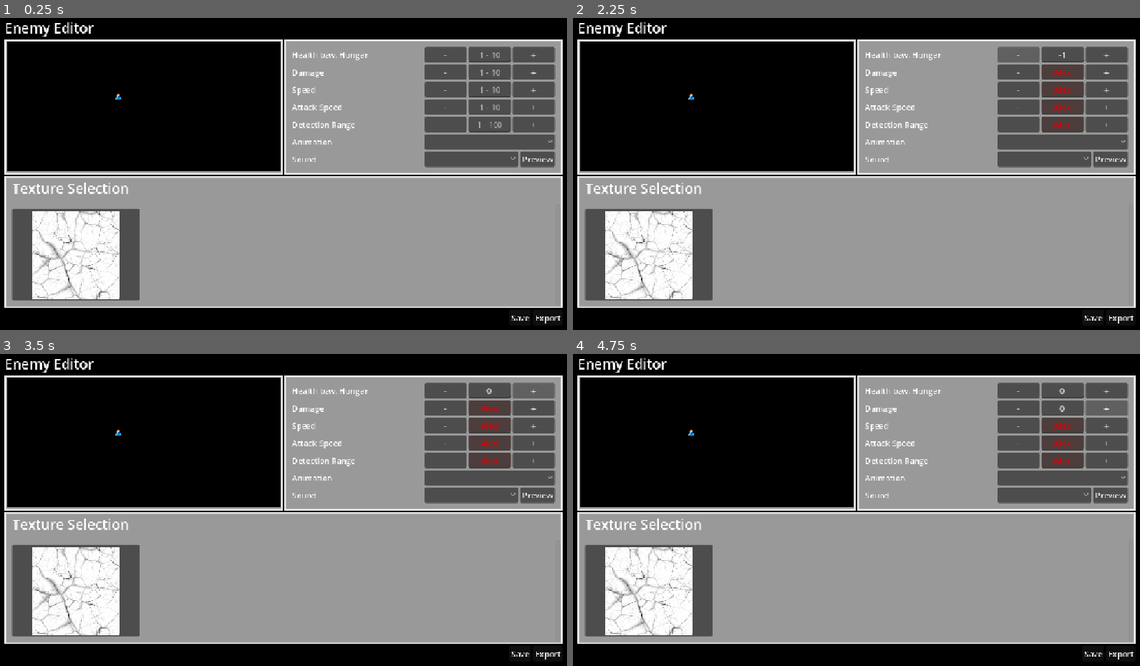
Above: before the commit, frames 1-4 (two rows, left to right).
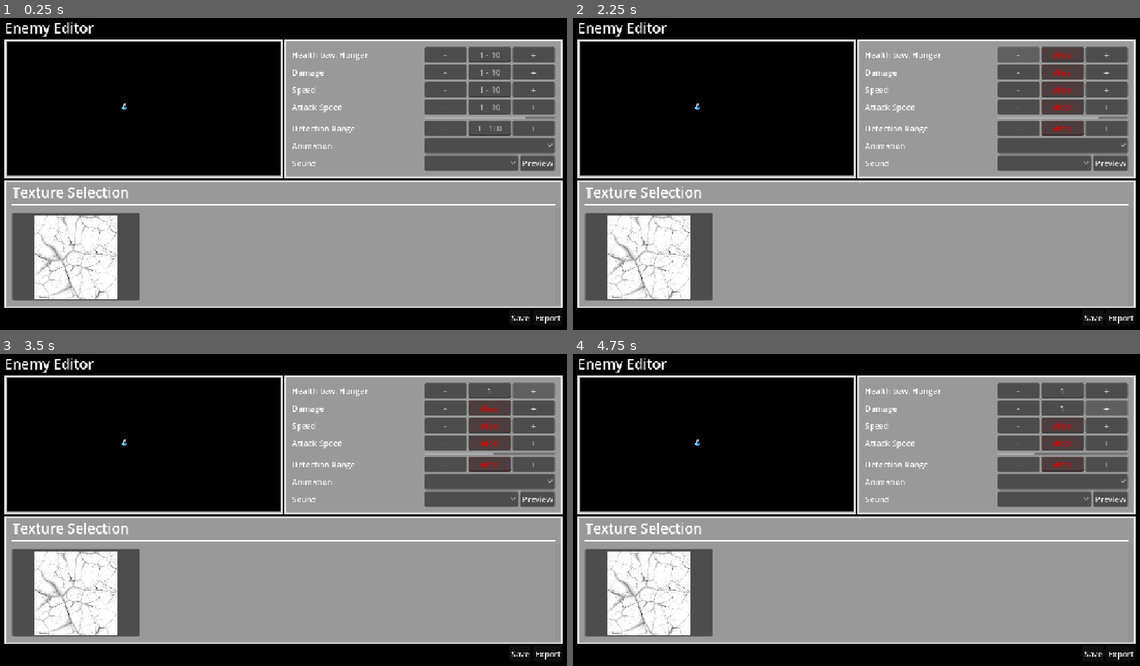
Above: after the commit, the same moments.

Repository: bnjmntmm/play_dungeon_crawler
Game: Godot game, scene res://feature/editor tool/AnimalEditorToolUI.tscn
Same seed, same stepped clock (60 frames per second), same inputs: the game is played once before the commit and once after it. This scene is started directly instead of the project's main scene. The engine's default icon, where the game draws it, is replaced by a stand-in: a white triangle on a blue panel in a dark square.
Inputs (mouse positions are in pixels of both pictures, inside the frame that each line leads up to):
- Up to frame 1 (0.25 s): no input
- Up to frame 2 (2.25 s): click (1060, 55) at 0.52 s; type "Alex" at 0.6 s; click (1060, 71) at 0.75 s; type "Alex" at 0.83 s; click (1060, 89) at 0.98 s; type "Alex" at 1.07 s; click (1060, 108) at 1.27 s; type "Alex" at 1.35 s; click (1060, 124) at 1.5 s; type "Alex" at 1.58 s; click "-" at 2 s
- Up to frame 3 (3.5 s): click "+" at 2.75 s
- Up to frame 4 (4.75 s): click "-" at 3.5 s; click "+" at 4.25 s

The runs differ from the first frame. In frame 1, 7.4% of the frame differs, in the area x 0-100%, y 24-91%; in frame 2, 7.4%, in the area x 0-100%, y 11-91%; in frame 3, 7.4%; in frame 4, 7.4%.
Error in both runs: Invalid access to property or key 'attack_speed' on a base object of type 'Nil'. (res://feature/editor)

Commit message:
refactor to an increment function + prevent nagetives on button press

Diff:
--- a/feature/editor tool/AnimalEditorToolUI.tscn
+++ b/feature/editor tool/AnimalEditorToolUI.tscn
@@ -20,6 +20,7 @@
 @onready var damage_text_edit: LineEdit = %Damage_TextEdit
 @onready var speed_text_edit: LineEdit = %Speed_TextEdit
 @onready var attack_speed_text_edit: LineEdit = %AttackSpeed_TextEdit
+@onready var attack_speed_progress_bar: ProgressBar = %\"Attack Speed ProgressBar\"
 @onready var detection_range_text_edit: LineEdit = %DetectionRange_TextEdit
 
 @onready var sound_dir = \"res://feature/editor tool/Sounds/\"
@@ -27,16 +28,20 @@
 @onready var audio_stream_player: AudioStreamPlayer = $AudioStreamPlayer
 var soundDictionary: Dictionary[int, AudioStream]
 
+@onready var info_label: Label = %InfoLabel
+
 const invalid_color:Color = Color(1,0,0)
 @onready var animal_scene: AnimalScene = %AnimalScene
 @onready var attack_timer: Timer = %AttackTimer
 
-
-
 var config_file:AnimalConfig
 
 func _ready() -> void:
 	pass
+
+func _process(delta: float) -> void:
+	attack_speed_progress_bar.max_value = attack_timer.wait_time
+	attack_speed_progress_bar.value = attack_timer.time_left
 
 func initialize():
 	print(\"initializing texture grid\")
@@ -144,16 +149,20 @@
 				allow = false
 		else:
 			allow = false
-	if allow:
+
+	if allow && sound_option.get_selected_id() != -1 && config_file.sprite != null:
 		var file_name:String = Time.get_time_string_from_system()
 		var path:String = \"res://animal_config_\" + file_name + \".tres\"
 		ResourceSaver.save(config_file,path)
 		print(\"saved file to: \", path)
+		info_label.add_theme_color_override(\"font_color\", Color(1,1,1))
+		info_label.text = \"saved file to: \"+ path + file_name
 	else:
 		print(\"Can not save, some values are invalid\")
+		info_label.add_theme_color_override(\"font_color\", Color(1,0,0))
+		info_label.text = \"Can not save, some values are invalid\"
 
 func _on_sound_option_item_selected(index: int) -> void:
-	# does not work
 	audio_stream_player.stream = soundDictionary.get(index)
 	audio_stream_player.play()
 	config_file.sound = soundDictionary.get(index)
@@ -163,6 +172,9 @@
 
 func _on_health_text_edit_text_changed(new_text: String) -> void:
 	if new_text.is_valid_int():
+		var i = int(new_text)
+		var max:int = 10
+		var min:int = 1
 		health_text_edit.set_modulate(Color(1,1,1))
 		config_file.health = int(new_text)
 	else:
@@ -206,130 +218,59 @@
 	if range_shape.shape is CircleShape2D:
 		range_shape.shape.radius = config_file.detection_range
 
-func set_value(lineEdit: LineEdit, value: int):
-	lineEdit.text = str(value)
+func text_increment(text:LineEdit, value: int):
+	var i:int
+	if text.text == \"\":
+		i = 0
+	if text.text.is_valid_int():
+		i = int(text.text)
+	i += value
+	if i >= 0:
+		text.text = str(i)
+		text.text_changed.emit(str(i))
+		return i
 
 func _on_health_up_button_pressed() -> void:
-	var i:int
-	if health_text_edit.text == \"\":
-		i = 0
-	else:
-		if health_text_edit.text.is_valid_int():
-			i = int(health_text_edit.text)
-	i = i + 1
-	health_text_edit.text = str(i)
-	health_text_edit.text_changed.emit(str(i))
+	text_increment(health_text_edit, 1)
 
 func _on_health_down_button_pressed() -> void:
-	var i:int
-	if health_text_edit.text == \"\":
-		i = 0
-	else:
-		if health_text_edit.text.is_valid_int():
-			i = int(health_text_edit.text)
-	i = i - 1
-	health_text_edit.text = str(i)
-	health_text_edit.text_changed.emit(str(i))
+	text_increment(health_text_edit, -1)
 
 func _on_damage_up_button_pressed() -> void:
-	var i:int
-	if damage_text_edit.text == \"\":
-		i = 0
-	else:
-		if damage_text_edit.text.is_valid_int():
-			i = int(damage_text_edit.text)
-	i = i + 1
-	damage_text_edit.text = str(i)
-	damage_text_edit.text_changed.emit(str(i))
+	text_increment(damage_text_edit, 1)
 
 func _on_damage_down_button_pressed() -> void:
-	var i:int
-	if damage_text_edit.text == \"\":
-		i = 0
-	else:
-		if damage_text_edit.text.is_valid_int():
-			i = int(damage_text_edit.text)
-	i = i - 1
-	damage_text_edit.text = str(i)
-	damage_text_edit.text_changed.emit(str(i))
+	text_increment(damage_text_edit, -1)
 
 func _on_speed_up_button_pressed() -> void:
-	var i:int
-	if speed_text_edit.text == \"\":
-		i = 0
-	else:
-		if speed_text_edit.text.is_valid_int():
-			i = int(speed_text_edit.text)
-	i = i + 1
-	speed_text_edit.text = str(i)
-	speed_text_edit.text_changed.emit(str(i))
+	text_increment(speed_text_edit, 1)
 
 func _on_speed_down_button_pressed() -> void:
-	var i:int
-	if speed_text_edit.text == \"\":
-		i = 0
-	else:
-		if speed_text_edit.text.is_valid_int():
-			i = int(speed_text_edit.text)
-	i = i - 1
-	speed_text_edit.text = str(i)
-	speed_text_edit.text_changed.emit(str(i))
+	text_increment(speed_text_edit, -1)
 
 func _on_attack_speed_up_button_pressed() -> void:
-	var i:int
-	if attack_speed_text_edit.text == \"\":
-		i = 0
-	else:
-		if attack_speed_text_edit.text.is_valid_int():
-			i = int(attack_speed_text_edit.text)
-	i = i + 1
-	attack_speed_text_edit.text = str(i)
-	attack_speed_text_edit.text_changed.emit(str(i))
+	text_increment(attack_speed_text_edit, 1)
 
 func _on_attack_speed_down_button_pressed() -> void:
-	var i:int
-	if attack_speed_text_edit.text == \"\":
-		i = 0
-	else:
-		if attack_speed_text_edit.text.is_valid_int():
-			i = int(attack_speed_text_edit.text)
-	i = i - 1
-	attack_speed_text_edit.text = str(i)
-	attack_speed_text_edit.text_changed.emit(str(i))
+	text_increment(attack_speed_text_edit, -1)
 
 func _on_detection_range_up_button_pressed() -> void:
-	var i:int
-	if detection_range_text_edit.text == \"\":
-		i = 0
-	else:
-		if detection_range_text_edit.text.is_valid_int():
-			i = int(detection_range_text_edit.text)
-	i = i + 10
-	detection_range_text_edit.text = str(i)
-	config_file.detection_range = i
+	config_file.detection_range = text_increment(detection_range_text_edit, 10)
 	var nodes =  animal_scene.get_tree().get_nodes_in_group(\"detection_range\")
 	var range_shape:CollisionShape2D =nodes[0]
 	if range_shape.shape is CircleShape2D:
 		range_shape.shape.radius = config_file.detection_range
 
 func _on_detection_range_down_button_pressed() -> void:
-	var i:int
-	if detection_range_text_edit.text == \"\":
-		i = 0
-	else:
-		if detection_range_text_edit.text.is_valid_int():
-			i = int(detection_range_text_edit.text)
-	i = i - 10
-	detection_range_text_edit.text = str(i)
-	config_file.detection_range = i
+	config_file.detection_range = text_increment(detection_range_text_edit, -10)
 	var nodes =  animal_scene.get_tree().get_nodes_in_group(\"detection_range\")
 	var range_shape:CollisionShape2D =nodes[0]
 	if range_shape.shape is CircleShape2D:
 		range_shape.shape.radius = config_file.detection_range
 
-
 func _on_attack_timer_timeout() -> void:
-	audio_stream_player.play()
+	if sound_option.is_hovered() == false and sound_option.get_popup().visible == false:
+		audio_stream_player.play()
 "
 
 [sub_resource type="LabelSettings" id="LabelSettings_p04p2"]
@@ -387,12 +328,12 @@
 
 [node name="SubViewport" type="SubViewport" parent="MarginContainer/VBoxContainer/HBoxContainer2/PanelContainer2/SubViewportContainer" unique_id=801851304]
 handle_input_locally = false
-size = Vector2i(549, 261)
+size = Vector2i(549, 269)
 render_target_update_mode = 4
 
 [node name="AnimalScene" parent="MarginContainer/VBoxContainer/HBoxContainer2/PanelContainer2/SubViewportContainer/SubViewport" unique_id=775286256 instance=ExtResource("2_jd8r5")]
 unique_name_in_owner = true
-position = Vector2(224, 110)
+position = Vector2(236, 129)
 
 [node name="AttackTimer" type="Timer" parent="MarginContainer/VBoxContainer/HBoxContainer2/PanelContainer2/SubViewportContainer/SubViewport" unique_id=273348902]
 unique_name_in_owner = true
@@ -548,6 +489,16 @@
 size_flags_horizontal = 3
 size_flags_vertical = 3
 text = "+"
+
+[node name="Control" type="Control" parent="MarginContainer/VBoxContainer/HBoxContainer2/PanelContainer/MarginContainer/GridContainer" unique_id=874304488]
+layout_mode = 2
+
+[node name="Attack Speed ProgressBar" type="ProgressBar" parent="MarginContainer/VBoxContainer/HBoxContainer2/PanelContainer/MarginContainer/GridContainer" unique_id=781897377]
+unique_name_in_owner = true
+layout_mode = 2
+size_flags_vertical = 3
+max_value = 1.0
+show_percentage = false
 
 [node name="Detection Range Label" type="Label" parent="MarginContainer/VBoxContainer/HBoxContainer2/PanelContainer/MarginContainer/GridContainer" unique_id=1253620146]
 layout_mode = 2
@@ -671,6 +622,12 @@
 [node name="HBoxContainer" type="HBoxContainer" parent="MarginContainer/VBoxContainer" unique_id=1049529257]
 layout_mode = 2
 size_flags_horizontal = 8
+
+[node name="InfoLabel" type="Label" parent="MarginContainer/VBoxContainer/HBoxContainer" unique_id=1865273834]
+unique_name_in_owner = true
+layout_mode = 2
+size_flags_horizontal = 3
+theme_override_colors/font_color = Color(1, 0, 0, 1)
 
 [node name="SaveButton" type="Button" parent="MarginContainer/VBoxContainer/HBoxContainer" unique_id=1406486929]
 unique_name_in_owner = true
